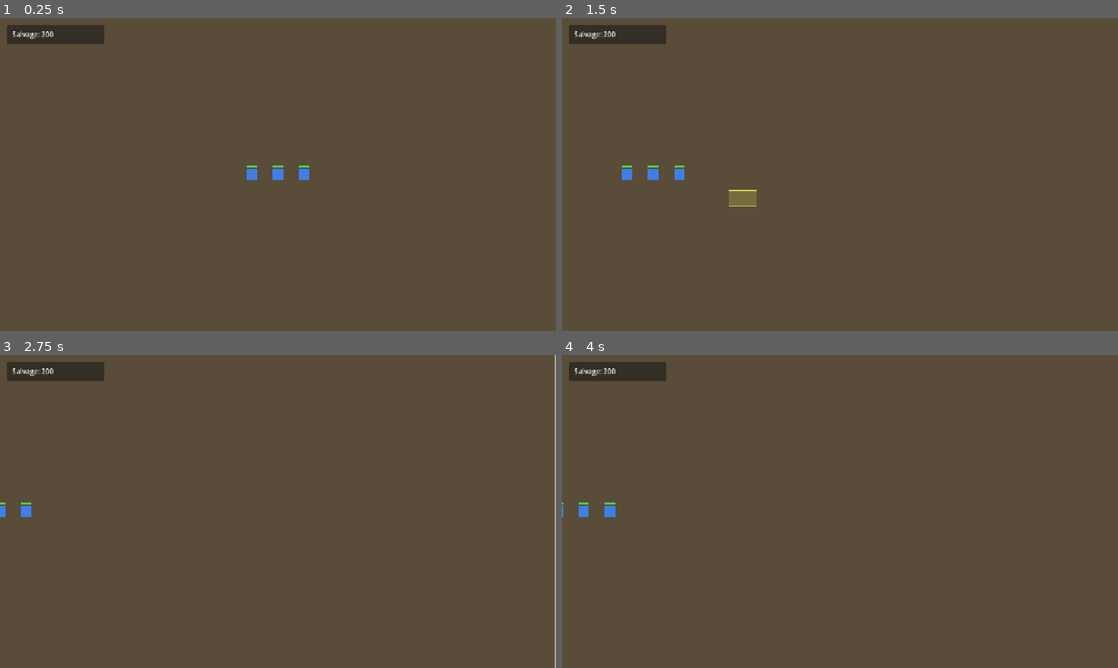
Above: before the commit, frames 1-4 (two rows, left to right).
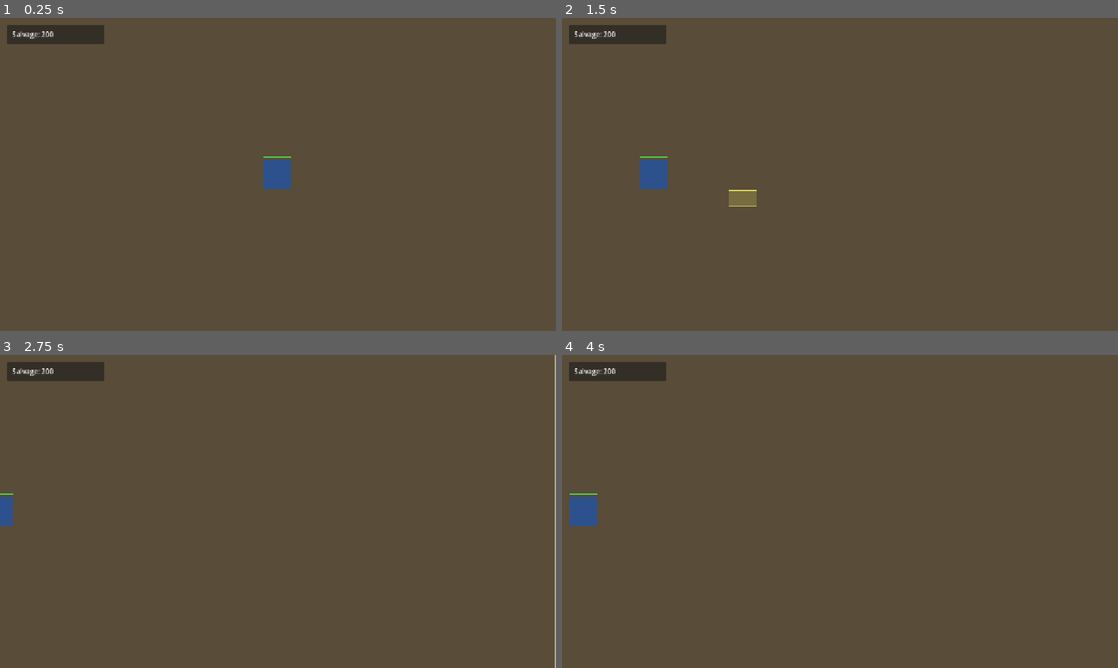
Above: after the commit, the same moments.

Repository: BeefSix/Carrion
Game: Godot game, scene res://scenes/Main.tscn
The game is run twice, just before and just after one commit, with the same random seed, the same clock (stepped at 60 frames per second) and the same inputs.
Inputs (mouse positions are in pixels of both pictures, inside the frame that each line leads up to):
- Up to frame 1 (0.25 s): no input
- Up to frame 2 (1.5 s): tap Enter at 0.5 s; move the mouse to (962, 158) at 0.52 s; hold D 0.53-1.25 s; click (962, 158) at 0.67 s; drag from (728, 190) to (812, 237) at 1.27 s
- Up to frame 3 (2.75 s): move the mouse to (333, 442) at 2.02 s; hold D from 2.03 s (still down)
- Up to frame 4 (4 s): release D at 2.75 s; tap Space at 2.75 s; drag from (812, 574) to (673, 464) at 2.77 s; move the mouse to (1006, 558) at 3.52 s; hold A from 3.53 s (still down)

The runs differ from the first frame. In frame 1, 0.6% of the frame differs, in the area x 44-56%, y 44-55%; in frame 2, 0.6%; in frame 3, 0.3%; in frame 4, 0.6%.

Commit message:
W1S8: Command Post building with production queue
Building base class (StaticBody2D with HP, selection ring, HP bar) gives CommandPost and the upcoming Lootables a shared substrate. CommandPost extends Building with an 18-second Looter production timer per spec §6.2. SelectionManager now handles building clicks (single-select, mutually exclusive with unit selection — RTS convention) and emits a selection_changed signal. HUD subscribes to that signal and surfaces a top-right action panel with one button whose text and disabled-state reflect the building's current state. Looter scene + stub script created so CommandPost has something to instantiate; gather behavior lands in W1S9.

Subclasses use extends "res://path.gd" instead of extends ClassName to avoid the class_name cold-load resolution issue from W1S6.

Co-Authored-By: Claude Opus 4.7 <noreply@anthropic.com>

Diff:
--- a/scenes/HUD.tscn
+++ b/scenes/HUD.tscn
@@ -19,3 +19,23 @@
 
 [node name="SalvageLabel" type="Label" parent="SalvagePanel/MarginContainer"]
 text = "Salvage: 200"
+
+[node name="BuildingPanel" type="PanelContainer" parent="."]
+anchor_left = 1.0
+anchor_top = 0.0
+anchor_right = 1.0
+anchor_bottom = 0.0
+offset_left = -272.0
+offset_top = 16.0
+offset_right = -16.0
+offset_bottom = 132.0
+grow_horizontal = 0
+
+[node name="VBox" type="VBoxContainer" parent="BuildingPanel"]
+
+[node name="Title" type="Label" parent="BuildingPanel/VBox"]
+text = "Building"
+horizontal_alignment = 1
+
+[node name="ActionButton" type="Button" parent="BuildingPanel/VBox"]
+text = "Action"
--- a/scenes/Main.tscn
+++ b/scenes/Main.tscn
@@ -1,9 +1,9 @@
 [gd_scene load_steps=6 format=3]
 
 [ext_resource type="Script" path="res://scripts/RTSCamera.gd" id="1_camera"]
-[ext_resource type="PackedScene" path="res://scenes/units/Unit.tscn" id="2_unit"]
 [ext_resource type="Script" path="res://scripts/SelectionManager.gd" id="3_sel"]
 [ext_resource type="PackedScene" path="res://scenes/HUD.tscn" id="4_hud"]
+[ext_resource type="PackedScene" path="res://scenes/buildings/CommandPost.tscn" id="5_cp"]
 
 [sub_resource type="NavigationPolygon" id="NavigationPolygon_main"]
 vertices = PackedVector2Array(0, 0, 2560, 0, 2560, 2560, 0, 2560)
@@ -32,20 +32,8 @@
 limit_bottom = 2560
 script = ExtResource("1_camera")
 
-[node name="TestUnit" parent="." instance=ExtResource("2_unit")]
+[node name="CommandPost" parent="." instance=ExtResource("5_cp")]
 position = Vector2(1280, 1280)
-max_hp = 60
-body_color = Color(0.25, 0.5, 0.9, 1)
-
-[node name="TestUnit2" parent="." instance=ExtResource("2_unit")]
-position = Vector2(1340, 1280)
-max_hp = 60
-body_color = Color(0.25, 0.5, 0.9, 1)
-
-[node name="TestUnit3" parent="." instance=ExtResource("2_unit")]
-position = Vector2(1220, 1280)
-max_hp = 60
-body_color = Color(0.25, 0.5, 0.9, 1)
 
 [node name="SelectionManager" type="Node2D" parent="."]
 script = ExtResource("3_sel")
--- /dev/null
+++ b/scenes/buildings/CommandPost.tscn
@@ -0,0 +1,19 @@
+[gd_scene load_steps=4 format=3]
+
+[ext_resource type="Script" path="res://scripts/CommandPost.gd" id="1_cp"]
+[ext_resource type="PackedScene" path="res://scenes/units/Looter.tscn" id="2_looter"]
+
+[sub_resource type="RectangleShape2D" id="RectangleShape2D_cp"]
+size = Vector2(64, 64)
+
+[node name="CommandPost" type="StaticBody2D" groups=["buildings"]]
+script = ExtResource("1_cp")
+body_color = Color(0.18, 0.32, 0.55, 1)
+looter_scene = ExtResource("2_looter")
+
+[node name="Body" type="Polygon2D" parent="."]
+color = Color(1, 1, 1, 1)
+polygon = PackedVector2Array(-32, -32, 32, -32, 32, 32, -32, 32)
+
+[node name="CollisionShape" type="CollisionShape2D" parent="."]
+shape = SubResource("RectangleShape2D_cp")
--- /dev/null
+++ b/scenes/units/Looter.tscn
@@ -0,0 +1,24 @@
+[gd_scene load_steps=3 format=3]
+
+[ext_resource type="Script" path="res://scripts/Looter.gd" id="1_looter"]
+
+[sub_resource type="RectangleShape2D" id="RectangleShape2D_looter"]
+size = Vector2(24, 24)
+
+[node name="Looter" type="CharacterBody2D" groups=["units"]]
+script = ExtResource("1_looter")
+max_hp = 60
+move_speed = 96.0
+body_color = Color(0.25, 0.55, 0.95, 1)
+
+[node name="Body" type="Polygon2D" parent="."]
+color = Color(1, 1, 1, 1)
+polygon = PackedVector2Array(-12, -12, 12, -12, 12, 12, -12, 12)
+
+[node name="CollisionShape" type="CollisionShape2D" parent="."]
+shape = SubResource("RectangleShape2D_looter")
+
+[node name="NavigationAgent" type="NavigationAgent2D" parent="."]
+path_desired_distance = 8.0
+target_desired_distance = 8.0
+radius = 12.0
--- /dev/null
+++ b/scripts/Building.gd
@@ -0,0 +1,47 @@
+class_name Building
+extends StaticBody2D
+
+@export var max_hp: int = 1000
+@export var body_color: Color = Color.WHITE
+@export var size_pixels: Vector2 = Vector2(64, 64)
+
+var current_hp: int
+var selected: bool = false
+
+
+func _ready() -> void:
+	current_hp = max_hp
+	if has_node("Body"):
+		($Body as Polygon2D).color = body_color
+	add_to_group("buildings")
+
+
+func set_selected(value: bool) -> void:
+	if selected == value:
+		return
+	selected = value
+	queue_redraw()
+
+
+func take_damage(amount: int) -> void:
+	current_hp = max(0, current_hp - amount)
+	queue_redraw()
+	if current_hp == 0:
+		_die()
+
+
+func _die() -> void:
+	queue_free()
+
+
+func _draw() -> void:
+	if selected:
+		var half := size_pixels / 2.0
+		draw_rect(Rect2(-half, size_pixels), Color(1, 1, 0.4), false, 3.0)
+	var bar_width: float = size_pixels.x
+	var bar_height := 4.0
+	var bar_y: float = -size_pixels.y / 2.0 - 10.0
+	var x: float = -bar_width / 2.0
+	draw_rect(Rect2(x, bar_y, bar_width, bar_height), Color(0.15, 0.05, 0.05))
+	var fill_ratio: float = float(current_hp) / float(max_hp) if max_hp > 0 else 0.0
+	draw_rect(Rect2(x, bar_y, bar_width * fill_ratio, bar_height), Color(0.3, 0.8, 0.3))
--- /dev/null
+++ b/scripts/CommandPost.gd
@@ -0,0 +1,49 @@
+class_name CommandPost
+extends "res://scripts/Building.gd"
+
+const LOOTER_COST := 50
+const LOOTER_BUILD_TIME := 18.0
+const SPAWN_OFFSET := Vector2(0, 80)
+
+@export var looter_scene: PackedScene
+
+var _producing := false
+var _produce_timer := 0.0
+
+
+func primary_action() -> void:
+	if _producing:
+		return
+	if not GameState.can_spend(LOOTER_COST):
+		return
+	GameState.spend(LOOTER_COST)
+	_producing = true
+	_produce_timer = LOOTER_BUILD_TIME
+
+
+func get_action_button_text() -> String:
+	if _producing:
+		return "Looter... %.0fs" % _produce_timer
+	return "Build Looter (%d Salvage)" % LOOTER_COST
+
+
+func get_action_available() -> bool:
+	if _producing:
+		return false
+	return GameState.can_spend(LOOTER_COST)
+
+
+func _process(delta: float) -> void:
+	if _producing:
+		_produce_timer -= delta
+		if _produce_timer <= 0:
+			_spawn_looter()
+			_producing = false
+
+
+func _spawn_looter() -> void:
+	if looter_scene == null:
+		return
+	var looter = looter_scene.instantiate()
+	looter.position = global_position + SPAWN_OFFSET
+	get_parent().add_child(looter)
--- a/scripts/HUD.gd
+++ b/scripts/HUD.gd
@@ -1,12 +1,46 @@
 extends CanvasLayer
 
 @onready var _salvage_label: Label = $SalvagePanel/MarginContainer/SalvageLabel
+@onready var _building_panel: PanelContainer = $BuildingPanel
+@onready var _building_title: Label = $BuildingPanel/VBox/Title
+@onready var _action_button: Button = $BuildingPanel/VBox/ActionButton
+
+var _current_building = null
 
 
 func _ready() -> void:
 	GameState.salvage_changed.connect(_on_salvage_changed)
 	_on_salvage_changed(GameState.salvage)
+	_building_panel.hide()
+	_action_button.pressed.connect(_on_action_pressed)
+	var sel_mgr := get_tree().get_first_node_in_group("selection_manager")
+	if sel_mgr != null:
+		sel_mgr.selection_changed.connect(_on_selection_changed)
 
 
 func _on_salvage_changed(value: int) -> void:
 	_salvage_label.text = "Salvage: %d" % value
+
+
+func _on_selection_changed(_units: Array, building) -> void:
+	_current_building = building
+	if building != null and is_instance_valid(building):
+		_building_title.text = building.name
+		_building_panel.show()
+	else:
+		_building_panel.hide()
+
+
+func _on_action_pressed() -> void:
+	if _current_building != null and is_instance_valid(_current_building):
+		if _current_building.has_method("primary_action"):
+			_current_building.primary_action()
+
+
+func _process(_delta: float) -> void:
+	if _current_building == null or not is_instance_valid(_current_building):
+		return
+	if _current_building.has_method("get_action_button_text"):
+		_action_button.text = _current_building.get_action_button_text()
+	if _current_building.has_method("get_action_available"):
+		_action_button.disabled = not _current_building.get_action_available()
--- /dev/null
+++ b/scripts/Looter.gd
@@ -0,0 +1,4 @@
+class_name Looter
+extends "res://scripts/Unit.gd"
+
+# Gather state machine added in W1S9.
--- a/scripts/SelectionManager.gd
+++ b/scripts/SelectionManager.gd
@@ -1,5 +1,7 @@
 class_name SelectionManager
 extends Node2D
+
+signal selection_changed(units: Array, building)
 
 const DRAG_THRESHOLD_PX := 8.0
 
@@ -7,6 +9,11 @@
 var _drag_start_world: Vector2
 var _drag_start_screen: Vector2
 var _selected_units: Array = []
+var _selected_building = null
+
+
+func _ready() -> void:
+	add_to_group("selection_manager")
 
 
 func _unhandled_input(event: InputEvent) -> void:
@@ -50,9 +57,17 @@
 	_clear_selection()
 	for hit in hits:
 		var collider = hit.collider
-		if collider != null and collider.is_in_group("units"):
+		if collider == null:
+			continue
+		if collider.is_in_group("buildings"):
+			_select_building(collider)
+			_emit_change()
+			return
+		if collider.is_in_group("units"):
 			_add_to_selection(collider)
-			break
+			_emit_change()
+			return
+	_emit_change()
 
 
 func _box_select(corner_a: Vector2, corner_b: Vector2) -> void:
@@ -61,6 +76,7 @@
 	for unit in get_tree().get_nodes_in_group("units"):
 		if rect.has_point(unit.position):
 			_add_to_selection(unit)
+	_emit_change()
 
 
 func _clear_selection() -> void:
@@ -68,6 +84,16 @@
 		if is_instance_valid(u) and u.has_method("set_selected"):
 			u.set_selected(false)
 	_selected_units.clear()
+	if _selected_building != null and is_instance_valid(_selected_building):
+		if _selected_building.has_method("set_selected"):
+			_selected_building.set_selected(false)
+	_selected_building = null
+
+
+func _select_building(b) -> void:
+	_selected_building = b
+	if b.has_method("set_selected"):
+		b.set_selected(true)
 
 
 func _add_to_selection(u) -> void:
@@ -75,6 +101,10 @@
 		_selected_units.append(u)
 		if u.has_method("set_selected"):
 			u.set_selected(true)
+
+
+func _emit_change() -> void:
+	selection_changed.emit(_selected_units.duplicate(), _selected_building)
 
 
 func get_selected() -> Array:
